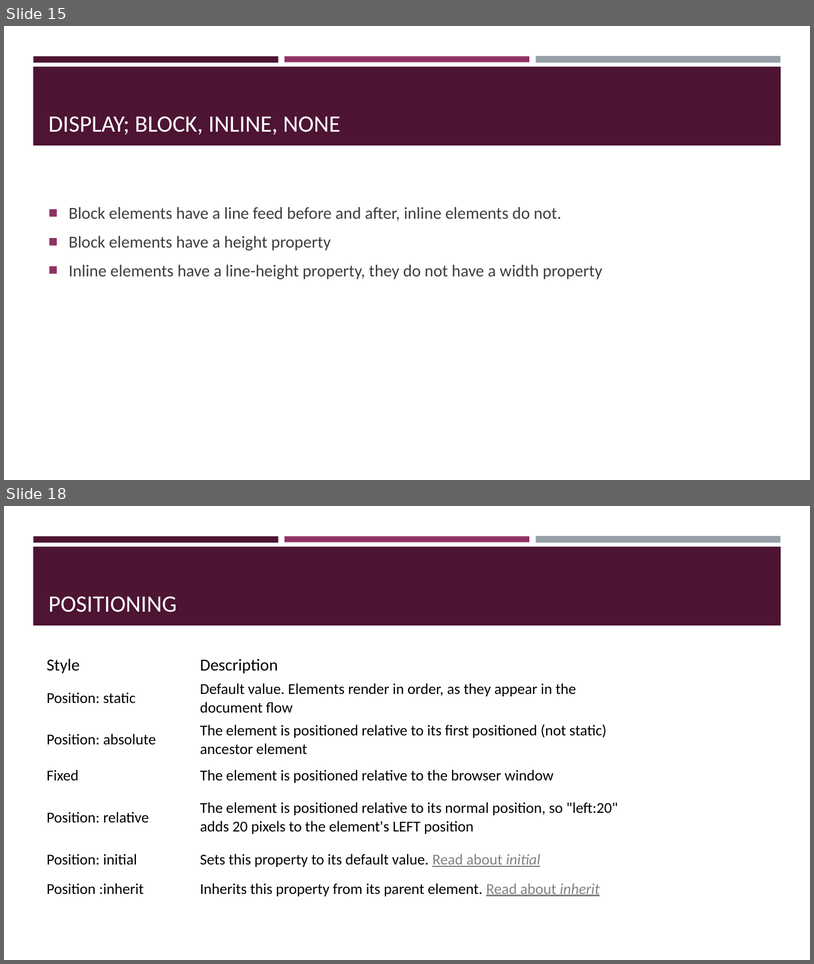
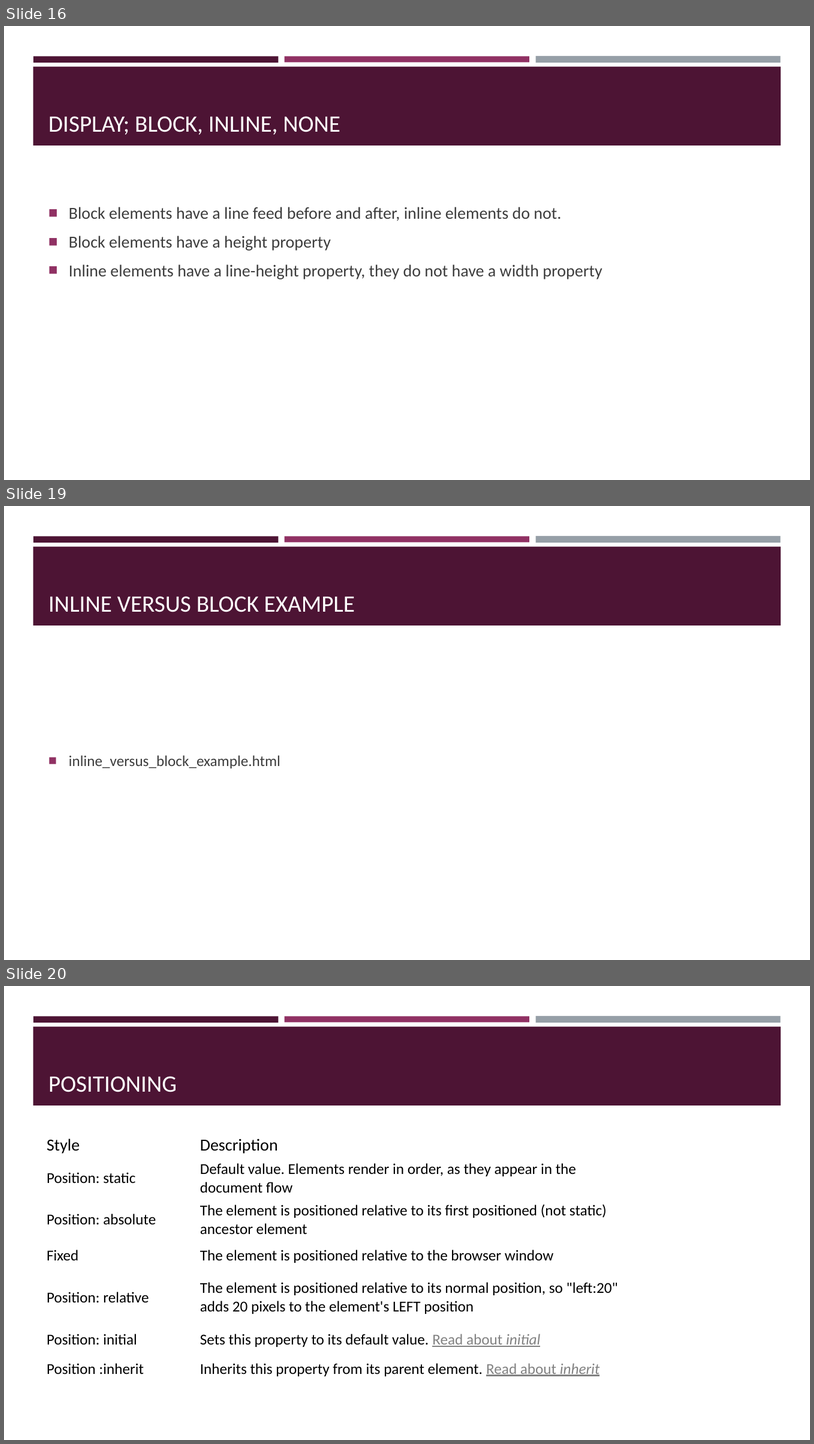
Before and after one commit to brianmacmillan/BMCC-MMP350, a slide deck: Lecture notes/week1_overview/Introduction to Web design.pptx. Shown one above the other, each under a label of ours: slides 15 and 18 before the commit, slides 16, 19 and 20 after it; the slides between them are not shown. The pictures are 814x964 and 814x1444 pixels, drawn with LibreOffice and Linux fonts; fonts in the diff are those of the drawing. Boxes give left, top, right and bottom in pixels: in the first picture for what was removed or moved away, otherwise in the second. Text is boxed around its words. In the diff, an @@ line names an element or a change of style, - is before the commit and + after.

```diff
--- a/Lecture notes/week1_overview/Introduction to Web design.pptx
+++ b/Lecture notes/week1_overview/Introduction to Web design.pptx
@@ slide 19 added at bbox=[4, 506, 810, 960], background #FFFFFF; not listed: 4 template elements that a slide beside it also shows @@
@@ title added at bbox=[48, 596, 355, 612], 28 pt, text #FFFFFF @@
+INLINE VERSUS BLOCK EXAMPLE
@@ text added at bbox=[69, 755, 281, 768], 18 pt, text #3D3D3D @@
+■ inline_versus_block_example.html
@@ what was slide 15 is now slide 16 @@
@@ what was slide 18 is now slide 20 @@
```
Also in this commit, not shown: 5 slides changed, 2 other slides added, 35 other files.
